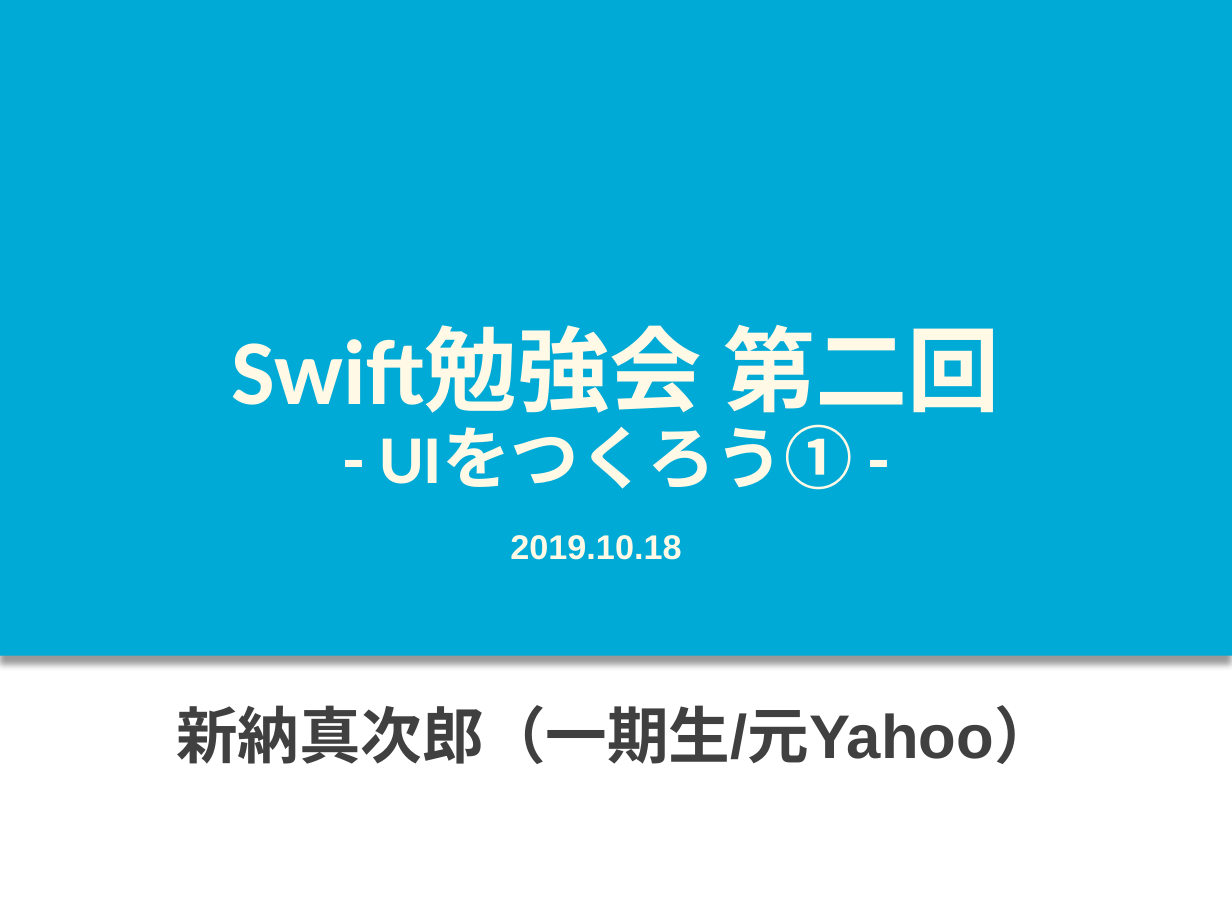
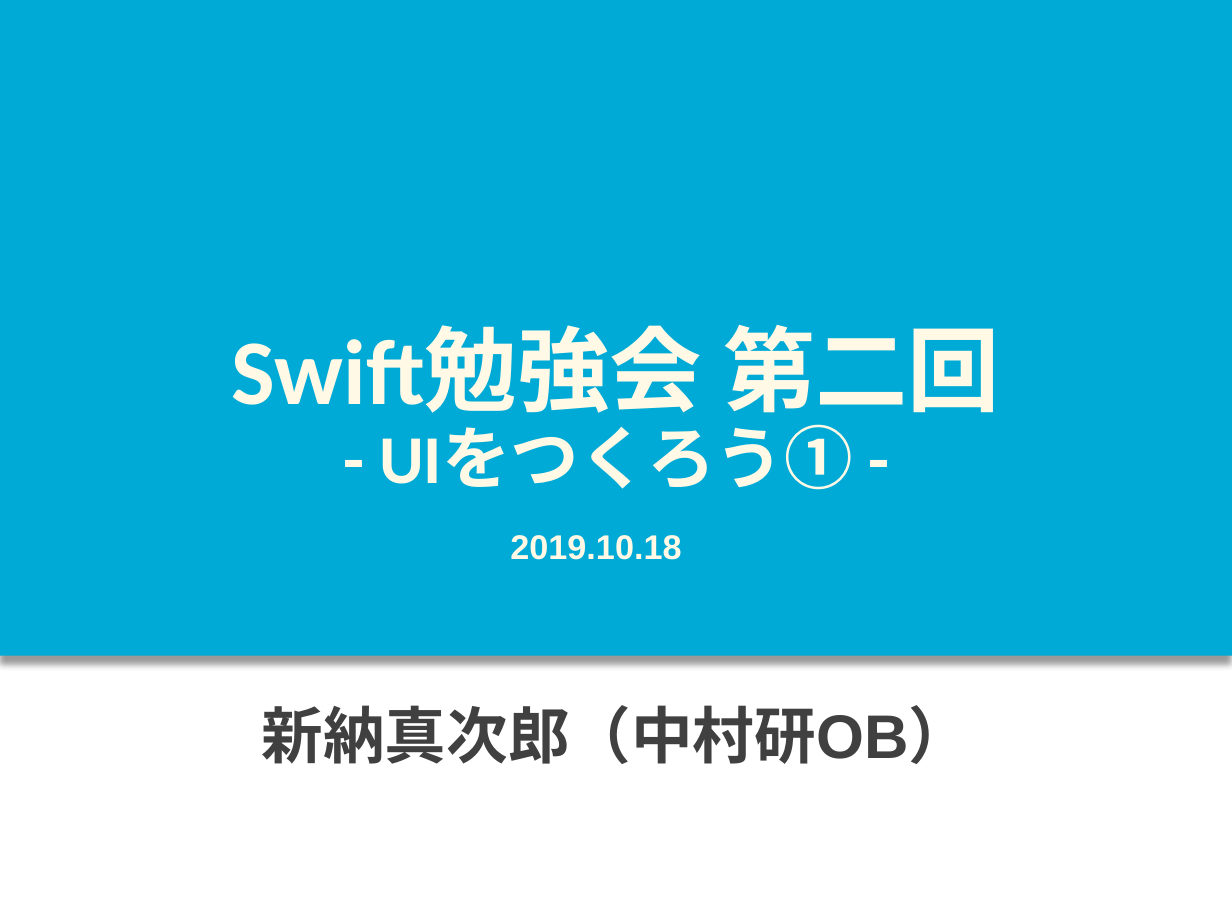
Before and after one commit to nshhhin/Swift-, a slide deck: slide 1 of 第二回/第二回資料.pptx. Drawn at 1232x924 pixels with LibreOffice and Linux fonts; fonts in the diff are those of the drawing. Boxes give left, top, right and bottom in pixels: in the first picture for what was removed or moved away, otherwise in the second. Text is boxed around its words. In the diff, an @@ line names an element or a change of style, - is before the commit and + after.

```diff
--- a/第二回/第二回資料.pptx
+++ b/第二回/第二回資料.pptx
@@ subtitle at [262,705,970,764]: text changed @@
-新納真次郎（一期生/元Yahoo）
+新納真次郎（中村研OB）
```
Also in this commit, not shown: 3 other slides changed, 3 slides added, 35 other files.
